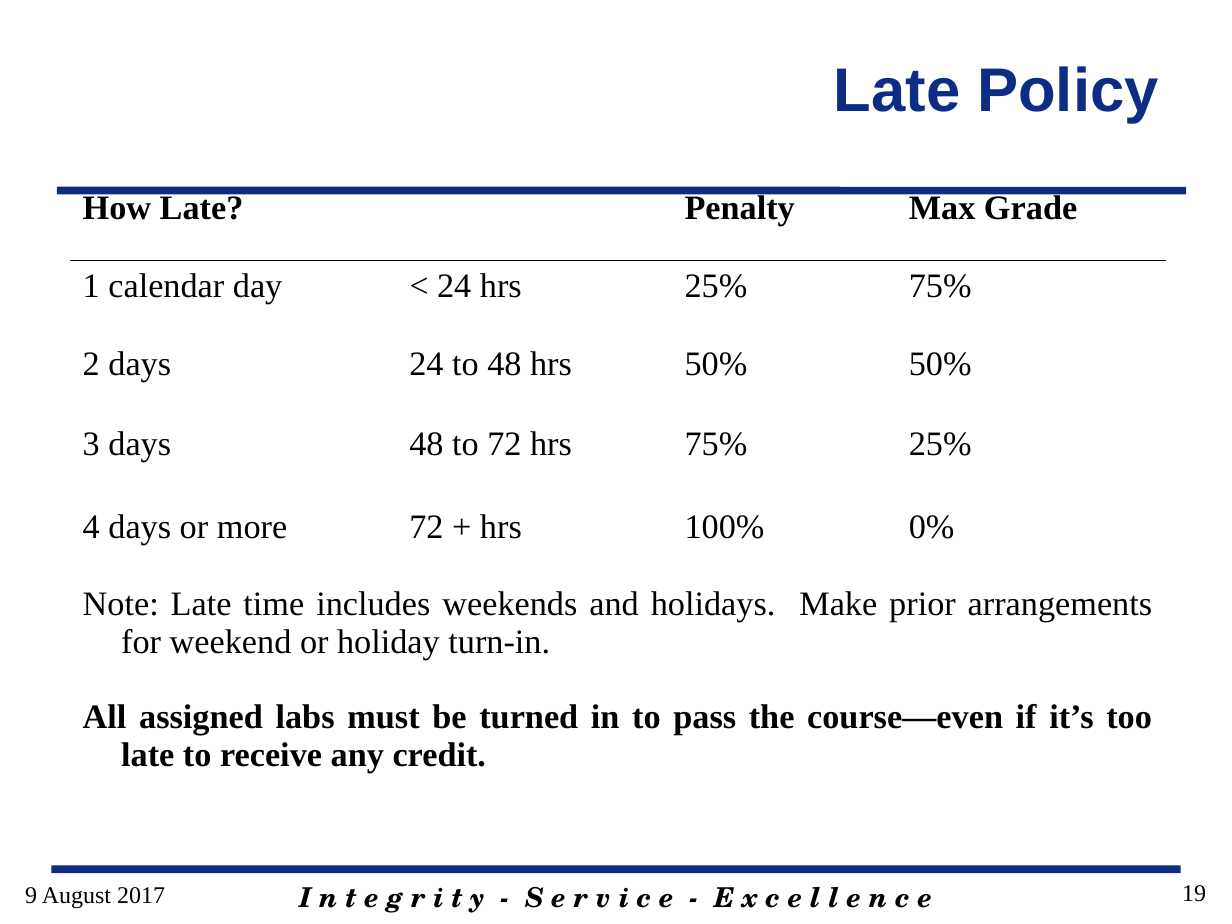
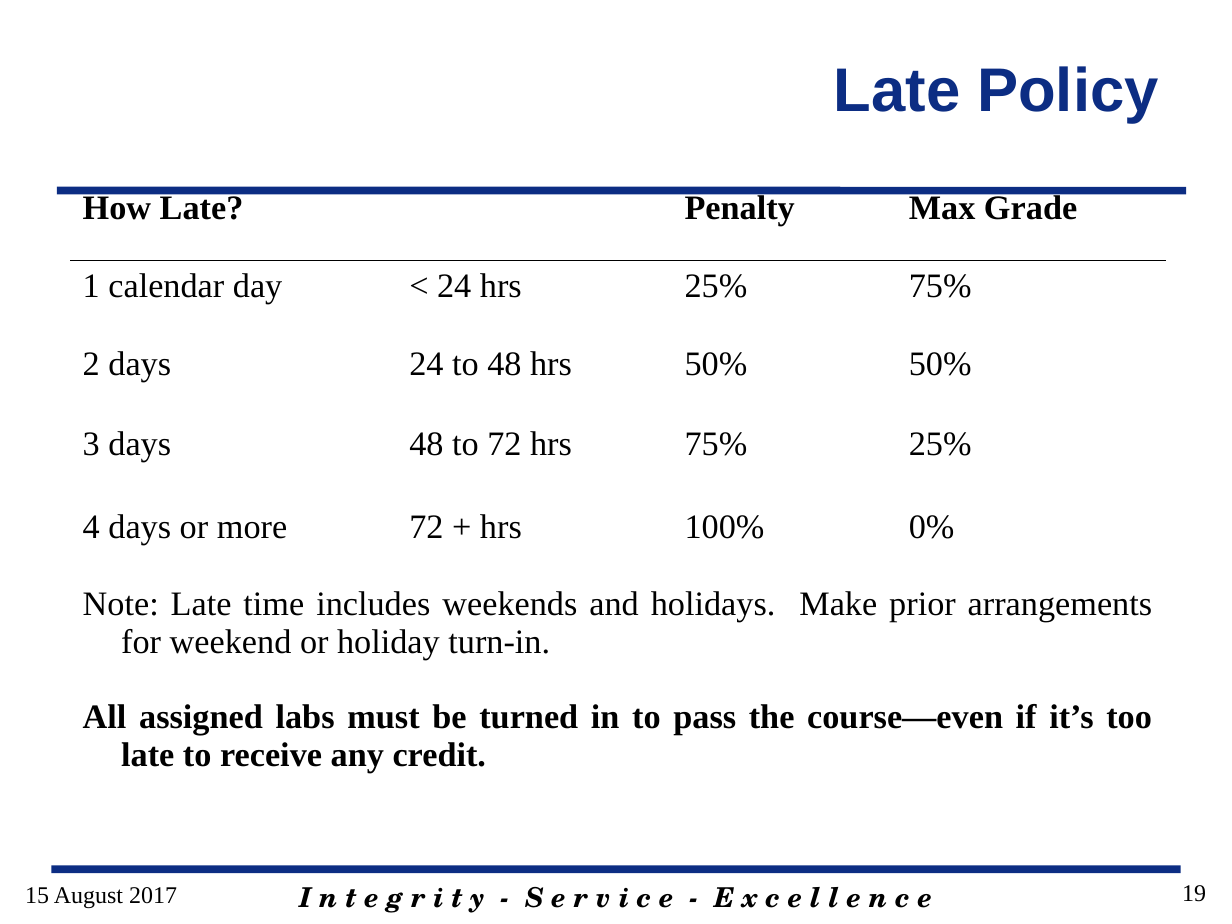
Before and after one commit to pw4rn3r/ECE382, a slide deck: slide 19 of notes/L1/Lsn1.pptx. Drawn at 1232x924 pixels with LibreOffice and Linux fonts; fonts in the diff are those of the drawing; background and template pictures are left out. Boxes give left, top, right and bottom in pixels: in the first picture for what was removed or moved away, otherwise in the second. Text is boxed around its words. In the diff, an @@ line names an element or a change of style, - is before the commit and + after.

```diff
--- a/notes/L1/Lsn1.pptx
+++ b/notes/L1/Lsn1.pptx
@@ text at (25, 887, 177, 909): text changed @@
-9 August 2017
+15 August 2017
```
Also in this commit, not shown: 11 other slides changed, 1 other file.
